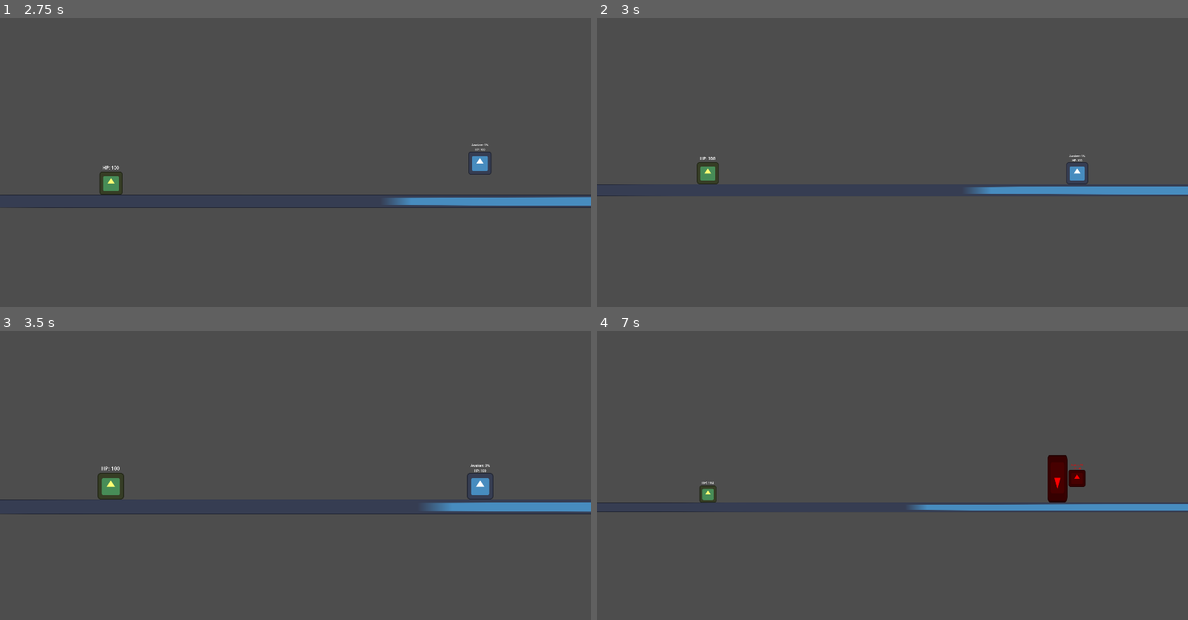
Above: before the commit, frames 1-4 (two rows, left to right).
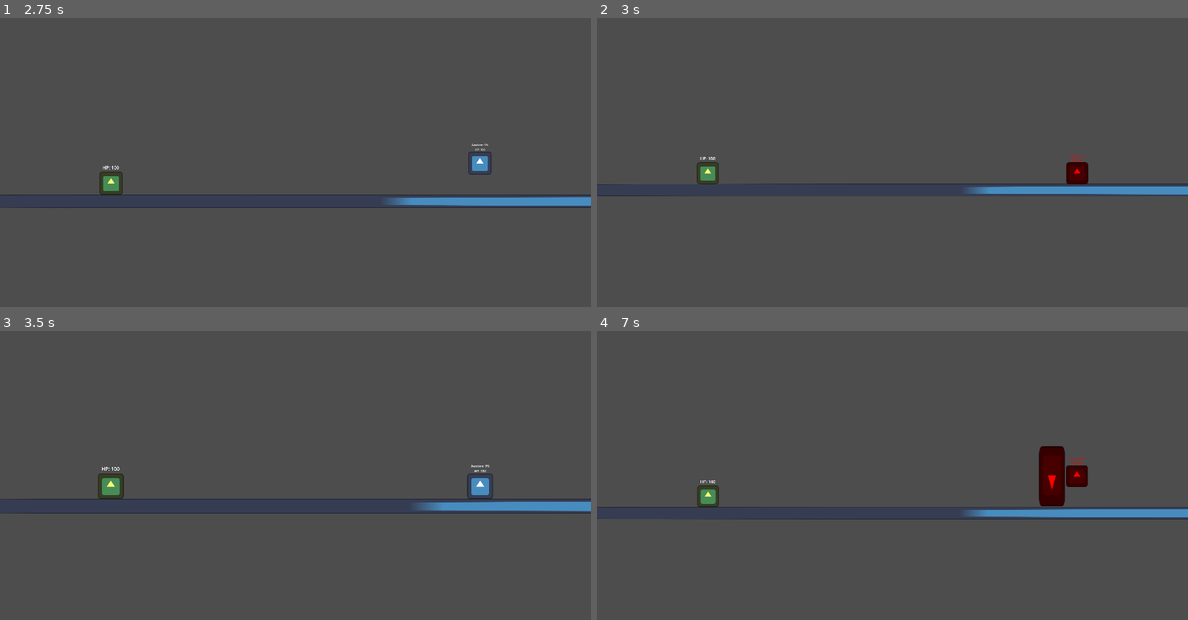
Above: after the commit, the same moments.

Repository: EnderMaster77/animeverse
Game: Godot game, scene res://Scenes/Menus/MainMenu.tscn
Two runs of this game, one before a commit and one after it. Both use one fixed random seed, a clock stepped at 60 frames per second and the inputs below. The engine's default icon, where the game draws it, is replaced by a stand-in: a white triangle on a blue panel in a dark square.
Inputs (mouse positions are in pixels of both pictures, inside the frame that each line leads up to):
- Up to frame 1 (2.75 s): click "Play Local" at 0.5 s; tap Enter at 1.25 s; move the mouse to (425, 156) at 1.27 s; hold D (Right) from 1.28 s (still down); tap G (Awaken) at 1.35 s; tap Space (Jump) at 1.52, 2.27 s; move the mouse to (177, 188) at 2.02 s; tap Shift (Dash) at 2.1 s
- Up to frame 2 (3 s): move the mouse to (951, 98) at 2.77 s; release D (Right) at 2.78 s; hold A (Left) from 2.78 s (still down); right-click (951, 98) at 2.85 s
- Up to frame 3 (3.5 s): keep holding A (Left)
- Up to frame 4 (7 s): move the mouse to (862, 553) at 3.52 s; release A (Left) at 3.53 s; hold D (Right) 3.53-5.03 s; tap 1 (Heavy1) at 3.6 s; tap Space (Jump) at 3.77, 4.52, 5.27, 6.77 s; move the mouse to (1069, 536) at 4.27 s; tap 2 (Heavy2) at 4.35 s; move the mouse to (715, 435) at 5.02 s; hold A (Left) 5.03-5.78 s; tap 3 (Heavy3) at 5.1 s; move the mouse to (922, 487) at 5.77 s; hold D (Right) 5.78-6.53 s; tap 4 (Heavy4) at 5.85 s; move the mouse to (803, 403) at 6.52 s; hold A (Left) from 6.53 s (still down); tap E (LightAttack) at 6.6 s

Frame 1 is identical in both runs. In frame 2, 0.5% of the frame differs, in the area x 17-100%, y 47-62%; in frame 3, 1.2%; in frame 4, 3.1%, in the area x 0-100%, y 39-66%.

Commit message:
Gave hit lag to more moves.

Diff:
--- a/Scenes/Characters/template/attacks/h0.tscn
+++ b/Scenes/Characters/template/attacks/h0.tscn
@@ -12,6 +12,7 @@
 knockback = Vector2(1000, -500)
 stun_duration = 0.5
 cooldown_duration = 0.3
+hit_lag_duration = 0.15
 auto_transition = false
 attack_transition = NodePath("../1")
 
@@ -20,6 +21,7 @@
 knockback = Vector2(1000, -500)
 stun_duration = 0.5
 cooldown_duration = 0.3
+hit_lag_duration = 0.15
 auto_transition = false
 attack_transition = NodePath("../2")
 
@@ -28,6 +30,7 @@
 knockback = Vector2(3000, -1000)
 stun_duration = 0.5
 cooldown_duration = 0.2
+hit_lag_duration = 0.15
 auto_transition = false
 
 [node name="cleartimer" type="Timer" parent="."]
--- a/Scenes/Characters/template/attacks/h1.tscn
+++ b/Scenes/Characters/template/attacks/h1.tscn
@@ -12,6 +12,7 @@
 knockback = Vector2(5000, -2000)
 stun_duration = 0.5
 cooldown_duration = 0.3
+hit_lag_duration = 0.2
 auto_transition = false
 
 [node name="cleartimer" type="Timer" parent="."]
--- a/Scenes/Characters/template/attacks/h4.tscn
+++ b/Scenes/Characters/template/attacks/h4.tscn
@@ -14,6 +14,7 @@
 stun_duration = 0.5
 cooldown_duration = 0.05
 attack_startup_duration = 1.0
+hit_lag_duration = 1.05
 attack_transition = NodePath("../1")
 
 [node name="1" parent="." node_paths=PackedStringArray("attack_transition") instance=ExtResource("2_qhkq2")]
@@ -22,6 +23,7 @@
 knockback = Vector2(10, 0)
 stun_duration = 0.5
 cooldown_duration = 0.05
+hit_lag_duration = 0.1
 attack_transition = NodePath("../2")
 
 [node name="2" parent="." node_paths=PackedStringArray("attack_transition") instance=ExtResource("2_qhkq2")]
@@ -30,6 +32,7 @@
 knockback = Vector2(10, 0)
 stun_duration = 0.5
 cooldown_duration = 0.05
+hit_lag_duration = 0.1
 attack_transition = NodePath("../3")
 
 [node name="3" parent="." node_paths=PackedStringArray("attack_transition") instance=ExtResource("2_qhkq2")]
@@ -38,6 +41,7 @@
 knockback = Vector2(10, 0)
 stun_duration = 0.5
 cooldown_duration = 0.05
+hit_lag_duration = 0.1
 attack_transition = NodePath("../4")
 
 [node name="4" parent="." node_paths=PackedStringArray("attack_transition") instance=ExtResource("2_qhkq2")]
@@ -46,6 +50,7 @@
 knockback = Vector2(10, 0)
 stun_duration = 0.5
 cooldown_duration = 0.05
+hit_lag_duration = 0.1
 attack_transition = NodePath("../5")
 
 [node name="5" parent="." node_paths=PackedStringArray("attack_transition") instance=ExtResource("2_qhkq2")]
@@ -54,6 +59,7 @@
 knockback = Vector2(10, 0)
 stun_duration = 0.5
 cooldown_duration = 0.05
+hit_lag_duration = 0.1
 attack_transition = NodePath("../6")
 
 [node name="6" parent="." node_paths=PackedStringArray("attack_transition") instance=ExtResource("2_qhkq2")]
@@ -62,6 +68,7 @@
 knockback = Vector2(10, 0)
 stun_duration = 0.5
 cooldown_duration = 0.05
+hit_lag_duration = 0.1
 attack_transition = NodePath("../7")
 
 [node name="7" parent="." node_paths=PackedStringArray("attack_transition") instance=ExtResource("2_qhkq2")]
@@ -70,6 +77,7 @@
 knockback = Vector2(10, 0)
 stun_duration = 0.5
 cooldown_duration = 0.05
+hit_lag_duration = 0.1
 attack_transition = NodePath("../8")
 
 [node name="8" parent="." node_paths=PackedStringArray("attack_transition") instance=ExtResource("2_qhkq2")]
@@ -78,6 +86,7 @@
 knockback = Vector2(10, 0)
 stun_duration = 0.5
 cooldown_duration = 0.05
+hit_lag_duration = 0.1
 attack_transition = NodePath("../9")
 
 [node name="9" parent="." instance=ExtResource("2_qhkq2")]
@@ -86,6 +95,7 @@
 knockback = Vector2(2000, -1000)
 stun_duration = 0.5
 cooldown_duration = 0.05
+hit_lag_duration = 0.1
 
 [node name="cleartimer" type="Timer" parent="."]
 one_shot = true
